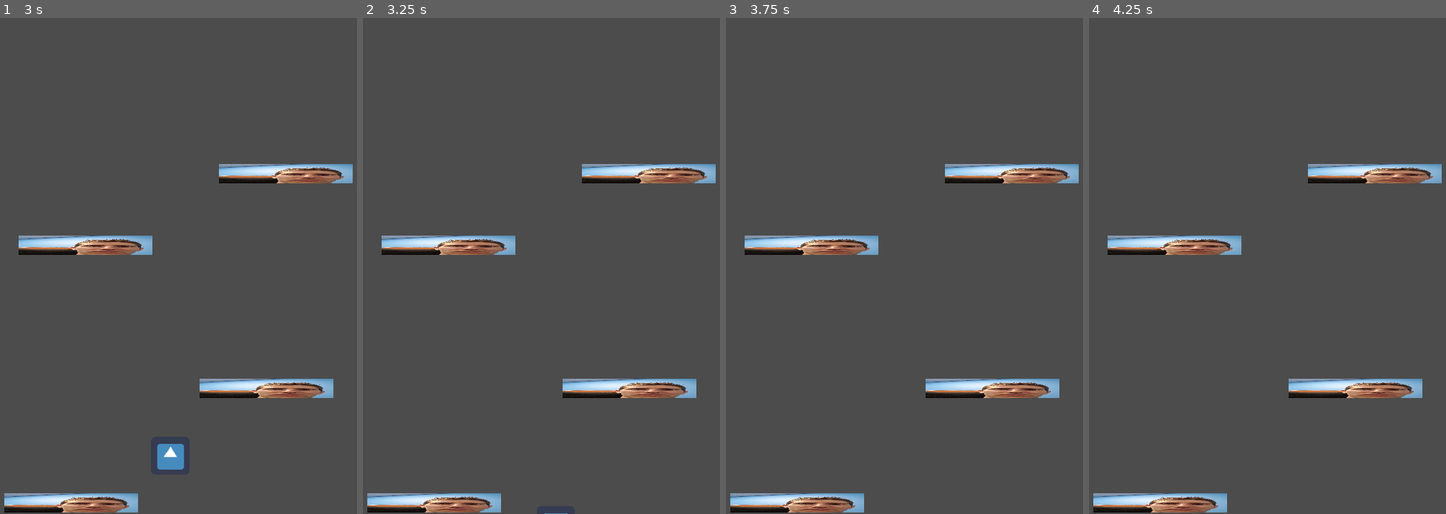
Above: before the commit, frames 1-4 (left to right).
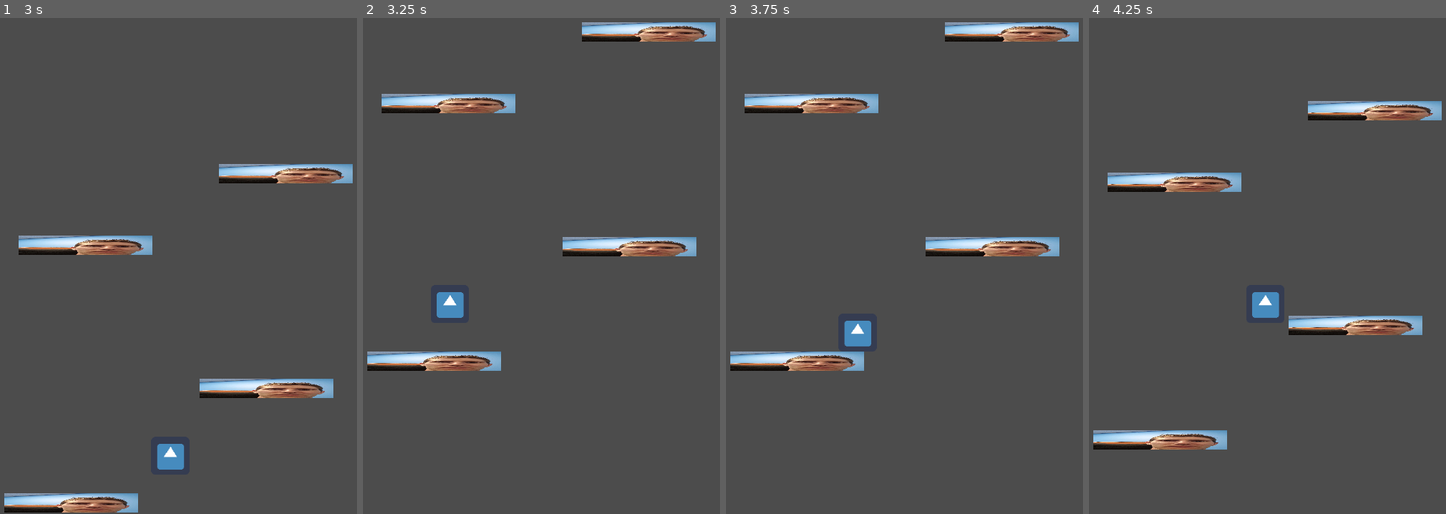
Above: after the commit, the same moments.

Repository: kdreese/GodotJump
Game: Godot game, scene res://states/Game/Game.tscn
The game is run twice, just before and just after one commit, with the same random seed, the same clock (stepped at 60 frames per second) and the same inputs. The engine's default icon, where the game draws it, is replaced by a stand-in: a white triangle on a blue panel in a dark square.
Inputs:
- Up to frame 1 (3 s): hold Right (move_right) 0.53-2.03 s; hold Left (move_left) 2.03-2.78 s; hold Right (move_right) from 2.78 s (still down)
- Up to frame 2 (3.25 s): keep holding Right (move_right)
- Up to frame 3 (3.75 s): keep holding Right (move_right)
- Up to frame 4 (4.25 s): keep holding Right (move_right)

Frame 1 is identical in both runs. In frame 2, 12% of the frame differs, in the area x 1-99%, y 0-100%; in frame 3, 12%; in frame 4, 12%.

Commit message:
Add death area

Diff:
--- a/objects/Jumper/Jumper.gd
+++ b/objects/Jumper/Jumper.gd
@@ -40,3 +40,12 @@
 func position_camera() -> void:
 	$Camera2D.position.x = bounds.x / 2 - position.x
 	$Camera2D.position.y = camera_y_offset + highest_y - position.y
+
+
+func die() -> void:
+	var error := get_tree().reload_current_scene()
+	assert(not error)
+
+
+func _on_DeathArea_body_entered(_body: Node) -> void:
+	die()
--- a/objects/Jumper/Jumper.tscn
+++ b/objects/Jumper/Jumper.tscn
@@ -14,7 +14,11 @@
 "speed": 5.0
 } ]
 
+[sub_resource type="RectangleShape2D" id=4]
+extents = Vector2( 448, 40 )
+
 [node name="Jumper" type="KinematicBody2D"]
+position = Vector2( 1, 0 )
 collision_mask = 2
 script = ExtResource( 2 )
 
@@ -27,3 +31,12 @@
 [node name="Camera2D" type="Camera2D" parent="."]
 offset = Vector2( 0, -128 )
 current = true
+
+[node name="DeathArea" type="Area2D" parent="Camera2D"]
+collision_layer = 4
+
+[node name="CollisionShape2D" type="CollisionShape2D" parent="Camera2D/DeathArea"]
+position = Vector2( 0, 408 )
+shape = SubResource( 4 )
+
+[connection signal="body_entered" from="Camera2D/DeathArea" to="." method="_on_DeathArea_body_entered"]
--- a/project.godot
+++ b/project.godot
@@ -42,6 +42,7 @@
 
 2d_physics/layer_1="jumper"
 2d_physics/layer_2="platforms"
+2d_physics/layer_3="death_area"
 
 [physics]
 
Not shown: 1 places in objects/Jumper/Jumper.tscn that only renumber resources
